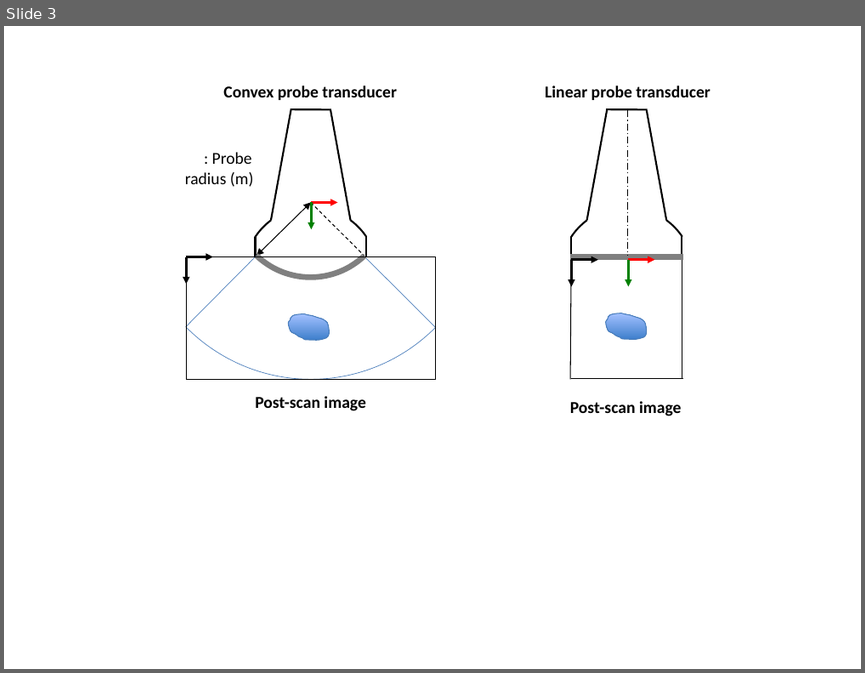
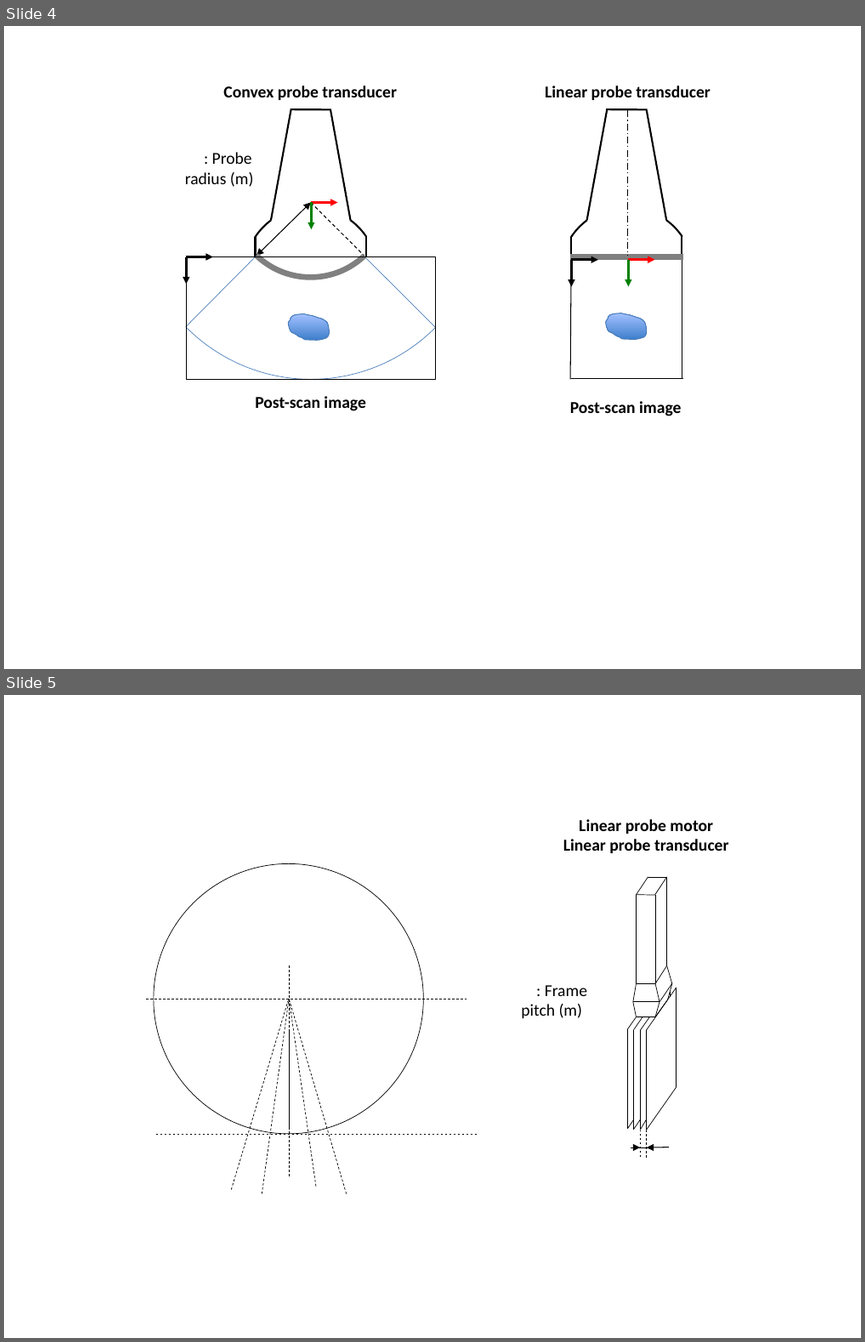
Before and after one commit to lagadic/ustk, a slide deck: doc/image/img-usProbeSettings.pptx. Shown one above the other, each under a label of ours: slide 3 before the commit, slides 4 and 5 after it. The pictures are 865x673 and 865x1342 pixels, drawn with LibreOffice and Linux fonts; fonts in the diff are those of the drawing; background and template pictures are left out. Boxes give left, top, right and bottom in pixels: in the first picture for what was removed or moved away, otherwise in the second. Text is boxed around its words. In the diff, an @@ line names an element or a change of style, - is before the commit and + after.

Commit message:
Introduce frame number in motor settings and scanline number in transducer settings. Remove some constructors with all the parameters

```diff
--- a/doc/image/img-usProbeSettings.pptx
+++ b/doc/image/img-usProbeSettings.pptx
@@ slide 5 added at box(4, 695, 861, 1338), background #FFFFFF @@
@@ text added at box(563, 819, 729, 853), 14 pt, text #000000, bold @@
+Linear probe motor
+Linear probe transducer
@@ ellipse added at box(153, 864, 423, 1134), outline #000000 0.5 pt @@
@@ line added from (290, 1176) to (290, 966), #000000 0.5 pt dashed @@
@@ group added at box(633, 877, 672, 1017): 19 lines @@
@@ line added from (146, 998) to (466, 998), #000000 0.5 pt dashed @@
@@ line added from (231, 1190) to (289, 998), #000000 0.5 pt dashed @@
@@ line added from (262, 1194) to (289, 998), #000000 0.5 pt dashed @@
@@ line added from (316, 1186) to (290, 998), #000000 0.5 pt dashed @@
@@ line added from (346, 1194) to (290, 998), #000000 0.5 pt dashed @@
@@ text added at box(521, 985, 587, 1018), 14 pt, text #000000 @@
+: Frame
+pitch (m)
@@ line added from (289, 1129) to (289, 1030), #000000 0.5 pt @@
@@ group added at box(628, 987, 676, 1130): 14 lines @@
@@ line added from (155, 1134) to (476, 1134), #000000 0.5 pt dashed @@
@@ arrow added from (630, 1147) to (640, 1147), #000000 0.75 pt @@
@@ line added from (634, 1147) to (651, 1147), #000000 0.75 pt @@
@@ line added from (640, 1157) to (640, 1130), #000000 0.5 pt dashed @@
@@ line added from (646, 1157) to (646, 1130), #000000 0.5 pt dashed @@
@@ arrow added from (669, 1146) to (647, 1147), #000000 0.75 pt @@
@@ what was slide 3 is now slide 4 @@
```
Also in this commit, not shown: 1 slide changed, 3 other slides added, 1 slide removed, 14 other files.
